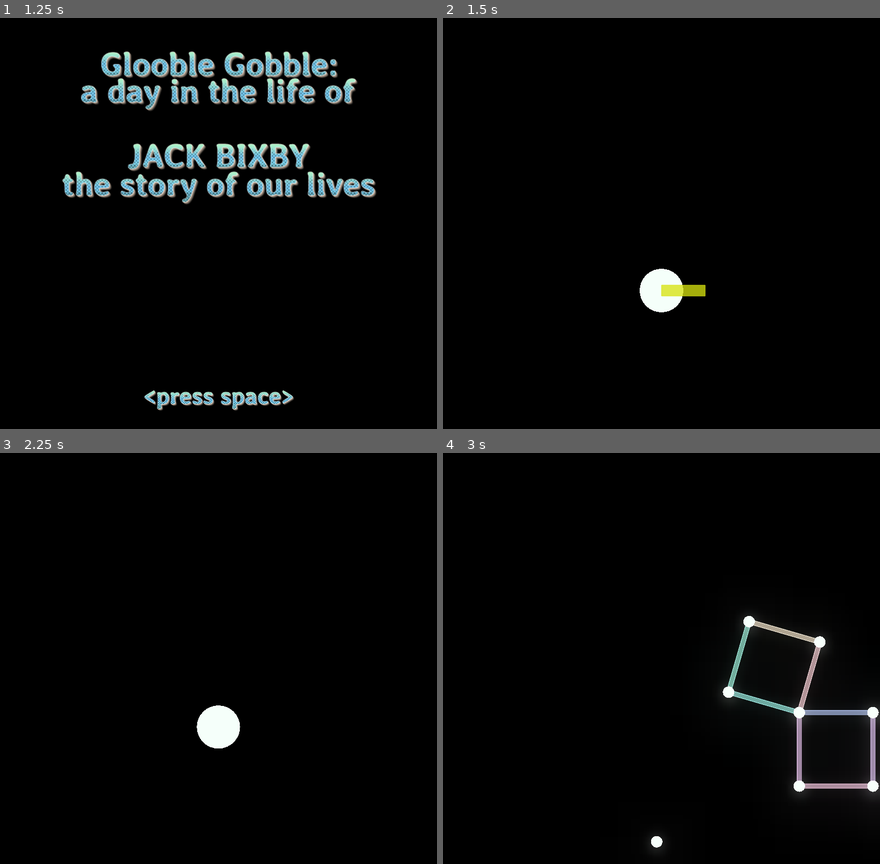
Above: before the commit, frames 1-4 (two rows, left to right).
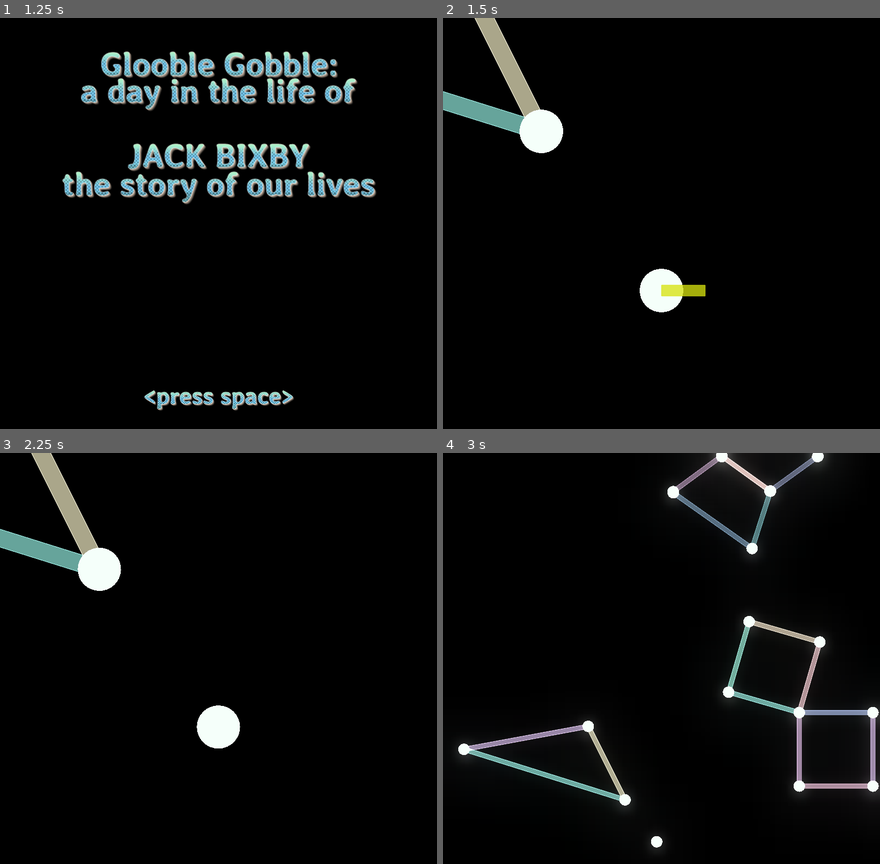
Above: after the commit, the same moments.

Repository: KoryB/ggj2022-duality
Game: Godot game, scene res://title/title_level.tscn
Two runs of this game, one before a commit and one after it. Both use one fixed random seed, a clock stepped at 60 frames per second and the inputs below.
Inputs (mouse positions are in pixels of both pictures, inside the frame that each line leads up to):
- Up to frame 1 (1.25 s): tap Enter (player_done) at 0.5, 0.6 s; move the mouse to (314, 215) at 0.52 s; hold Right (player_right) from 0.53 s (still down); click (314, 215) at 0.67 s
- Up to frame 2 (1.5 s): tap Space (screenshot_time) at 1.25 s; move the mouse to (574, 256) at 1.27 s; release Right (player_right) at 1.28 s; hold S (scale_sprite_down) from 1.28 s (still down); tap Up (player_go_go) at 1.35 s
- Up to frame 3 (2.25 s): tap Enter (player_done) at 2 s; move the mouse to (262, 576) at 2.02 s; release S (scale_sprite_down) at 2.03 s; hold Right (player_right) from 2.03 s (still down); hold Down (player_stop) from 2.03 s (still down)
- Up to frame 4 (3 s): move the mouse to (639, 757) at 2.77 s; release Right (player_right) at 2.78 s; release Down (player_stop) at 2.78 s; hold W (scale_sprite_up) from 2.78 s (still down); tap G (postprocess_glow) at 2.85 s; click (639, 757) at 2.92 s

Frame 1 is identical in both runs. In frame 2, 2.8% of the frame differs, in the area x 0-28%, y 0-33%; in frame 3, 2.8%; in frame 4, 3.5%, in the area x 3-89%, y 0-88%.

Commit message:
Final commit

Diff:
--- a/level/test_level.tscn
+++ b/level/test_level.tscn
@@ -96,6 +96,124 @@
 [node name="EndPoint" parent="BackgroundPolygons/Chevron/Line6" index="1"]
 position = Vector2( 110, 67 )
 
+[node name="Triangle" type="Node2D" parent="BackgroundPolygons"]
+position = Vector2( 144, 864 )
+rotation = 0.424129
+
+[node name="Line" parent="BackgroundPolygons/Triangle" instance=ExtResource( 7 )]
+self_modulate = Color( 1, 1, 1, 0.678431 )
+
+[node name="EndPoint" parent="BackgroundPolygons/Triangle/Line" index="1"]
+position = Vector2( -3.41959, 143.085 )
+
+[node name="Line2" parent="BackgroundPolygons/Triangle" instance=ExtResource( 7 )]
+self_modulate = Color( 1, 1, 1, 0.678431 )
+
+[node name="EndPoint" parent="BackgroundPolygons/Triangle/Line2" index="1"]
+position = Vector2( 113.239, 90.4094 )
+
+[node name="Line3" parent="BackgroundPolygons/Triangle" instance=ExtResource( 7 )]
+self_modulate = Color( 1, 1, 1, 0.678431 )
+position = Vector2( -3.41962, 143.085 )
+
+[node name="EndPoint" parent="BackgroundPolygons/Triangle/Line3" index="1"]
+position = Vector2( 116.659, -52.6755 )
+
+[node name="Triangle2" type="Node2D" parent="BackgroundPolygons"]
+position = Vector2( 832, 656 )
+rotation = 0.424129
+
+[node name="Line" parent="BackgroundPolygons/Triangle2" instance=ExtResource( 7 )]
+self_modulate = Color( 1, 1, 1, 0.678431 )
+
+[node name="EndPoint" parent="BackgroundPolygons/Triangle2/Line" index="1"]
+position = Vector2( -180.401, 125.346 )
+
+[node name="Line2" parent="BackgroundPolygons/Triangle2" instance=ExtResource( 7 )]
+self_modulate = Color( 1, 1, 1, 0.678431 )
+
+[node name="EndPoint" parent="BackgroundPolygons/Triangle2/Line2" index="1"]
+position = Vector2( 111.005, 90.321 )
+
+[node name="Line3" parent="BackgroundPolygons/Triangle2" instance=ExtResource( 7 )]
+self_modulate = Color( 1, 1, 1, 0.678431 )
+position = Vector2( -180.401, 125.346 )
+
+[node name="EndPoint" parent="BackgroundPolygons/Triangle2/Line3" index="1"]
+position = Vector2( 291.406, -35.0247 )
+
+[node name="Pentagon" type="Node2D" parent="BackgroundPolygons"]
+position = Vector2( 1096, 88 )
+
+[node name="Line" parent="BackgroundPolygons/Pentagon" instance=ExtResource( 7 )]
+self_modulate = Color( 1, 1, 1, 0.466667 )
+
+[node name="EndPoint" parent="BackgroundPolygons/Pentagon/Line" index="1"]
+position = Vector2( 103, 0 )
+
+[node name="Line2" parent="BackgroundPolygons/Pentagon" instance=ExtResource( 7 )]
+self_modulate = Color( 1, 1, 1, 0.466667 )
+rotation = 1.88496
+
+[node name="EndPoint" parent="BackgroundPolygons/Pentagon/Line2" index="1"]
+position = Vector2( 103, 0 )
+
+[node name="Line3" parent="BackgroundPolygons/Pentagon" instance=ExtResource( 7 )]
+self_modulate = Color( 1, 1, 1, 0.466667 )
+position = Vector2( 52, 158 )
+rotation = 3.76991
+
+[node name="EndPoint" parent="BackgroundPolygons/Pentagon/Line3" index="1"]
+position = Vector2( 103, 0 )
+
+[node name="Line4" parent="BackgroundPolygons/Pentagon" instance=ExtResource( 7 )]
+self_modulate = Color( 1, 1, 1, 0.466667 )
+position = Vector2( 52, 158 )
+rotation = 5.65487
+
+[node name="EndPoint" parent="BackgroundPolygons/Pentagon/Line4" index="1"]
+position = Vector2( 103, 0 )
+
+[node name="Line5" parent="BackgroundPolygons/Pentagon" instance=ExtResource( 7 )]
+self_modulate = Color( 1, 1, 1, 0.466667 )
+position = Vector2( 103, 0 )
+rotation = 7.53982
+
+[node name="EndPoint" parent="BackgroundPolygons/Pentagon/Line5" index="1"]
+position = Vector2( 103, 0 )
+
+[node name="Trapezoid" type="Node2D" parent="BackgroundPolygons"]
+position = Vector2( 1064, 185 )
+
+[node name="Line" parent="BackgroundPolygons/Trapezoid" instance=ExtResource( 7 )]
+self_modulate = Color( 1, 1, 1, 0.380392 )
+
+[node name="EndPoint" parent="BackgroundPolygons/Trapezoid/Line" index="1"]
+position = Vector2( 85, 61 )
+
+[node name="Line3" parent="BackgroundPolygons/Trapezoid" instance=ExtResource( 7 )]
+self_modulate = Color( 1, 1, 1, 0.494118 )
+position = Vector2( 53, 161 )
+rotation = -1.88496
+
+[node name="EndPoint" parent="BackgroundPolygons/Trapezoid/Line3" index="1"]
+position = Vector2( 85, 61 )
+
+[node name="Line2" parent="BackgroundPolygons/Trapezoid" instance=ExtResource( 7 )]
+self_modulate = Color( 1, 1, 1, 0.494118 )
+rotation = 1.88496
+
+[node name="EndPoint" parent="BackgroundPolygons/Trapezoid/Line2" index="1"]
+position = Vector2( 85, 61 )
+
+[node name="Line4" parent="BackgroundPolygons/Trapezoid" instance=ExtResource( 7 )]
+self_modulate = Color( 1, 1, 1, 0.494118 )
+position = Vector2( -84, 64 )
+rotation = 1.88496
+
+[node name="EndPoint" parent="BackgroundPolygons/Trapezoid/Line4" index="1"]
+position = Vector2( 49.9171, -160.269 )
+
 [node name="Player" parent="." instance=ExtResource( 1 )]
 position = Vector2( 951, 857 )
 
@@ -115,3 +233,18 @@
 [editable path="BackgroundPolygons/Chevron/Line4"]
 [editable path="BackgroundPolygons/Chevron/Line5"]
 [editable path="BackgroundPolygons/Chevron/Line6"]
+[editable path="BackgroundPolygons/Triangle/Line"]
+[editable path="BackgroundPolygons/Triangle/Line2"]
+[editable path="BackgroundPolygons/Triangle/Line3"]
+[editable path="BackgroundPolygons/Triangle2/Line"]
+[editable path="BackgroundPolygons/Triangle2/Line2"]
+[editable path="BackgroundPolygons/Triangle2/Line3"]
+[editable path="BackgroundPolygons/Pentagon/Line"]
+[editable path="BackgroundPolygons/Pentagon/Line2"]
+[editable path="BackgroundPolygons/Pentagon/Line3"]
+[editable path="BackgroundPolygons/Pentagon/Line4"]
+[editable path="BackgroundPolygons/Pentagon/Line5"]
+[editable path="BackgroundPolygons/Trapezoid/Line"]
+[editable path="BackgroundPolygons/Trapezoid/Line3"]
+[editable path="BackgroundPolygons/Trapezoid/Line2"]
+[editable path="BackgroundPolygons/Trapezoid/Line4"]
Not shown, changed: build/HTML5/glooble_gobble.zip
Not shown, changed: build/HTML5/index.apple-touch-icon.png
Not shown, changed: build/HTML5/index.html
Not shown, changed: build/HTML5/index.icon.png
Not shown, changed: build/HTML5/index.pck
